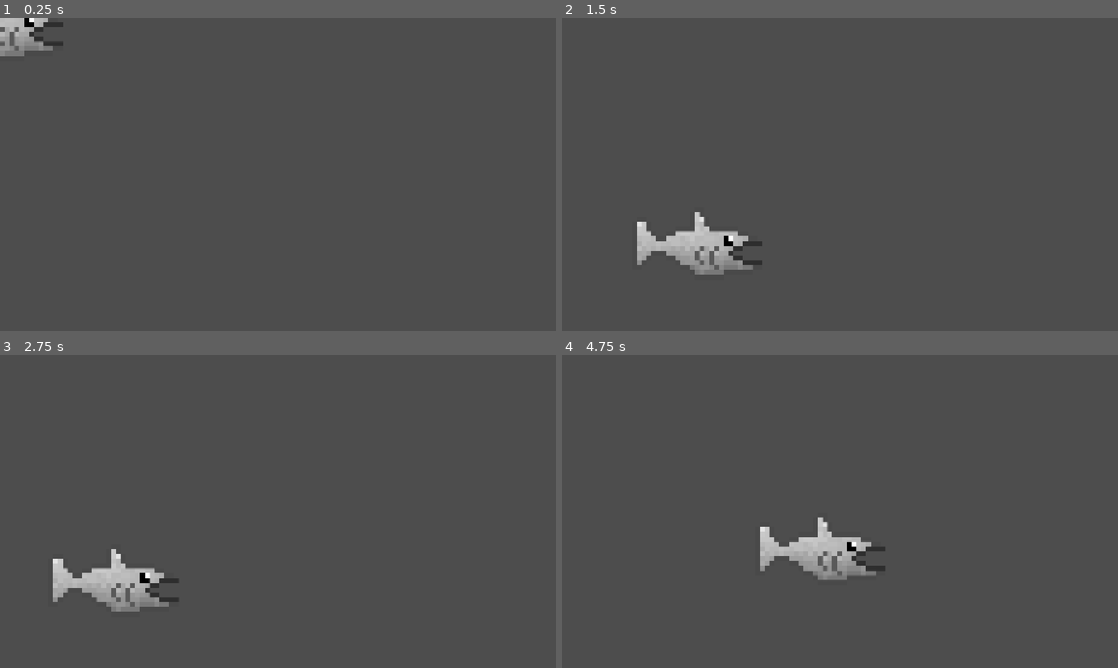
Above: before the commit, frames 1-4 (two rows, left to right).
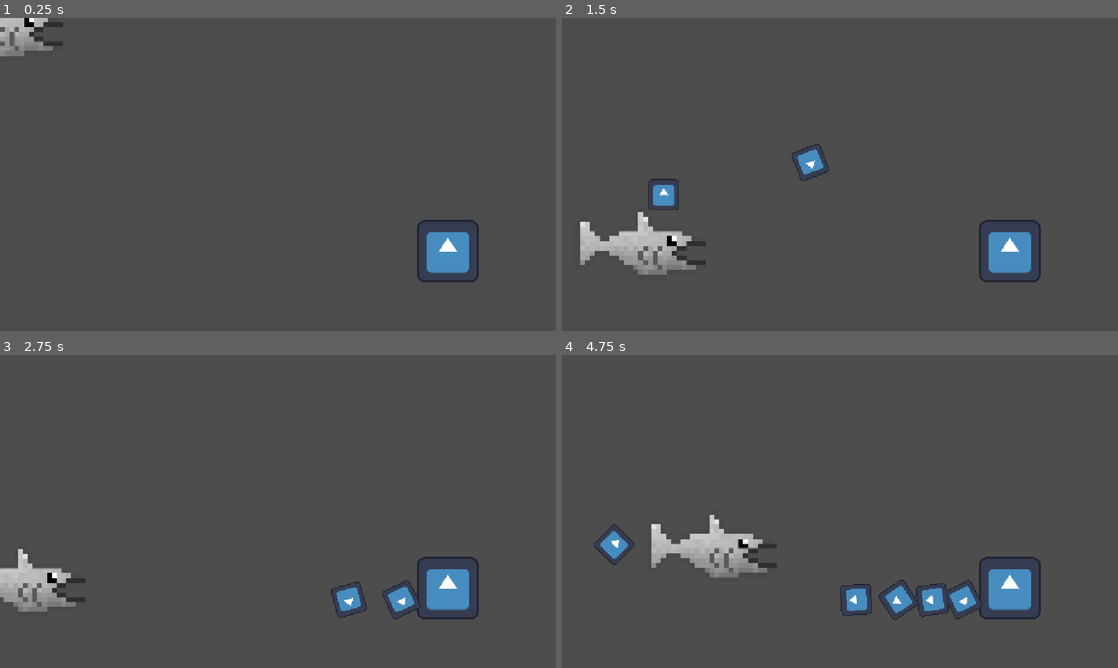
Above: after the commit, the same moments.

Repository: AntAntL/Jame-Gam-Oct2026_RAH
Game: Godot game, scene res://world.tscn
Two runs of this game, one before a commit and one after it. Both use one fixed random seed, a clock stepped at 60 frames per second and the inputs below. The engine's default icon, where the game draws it, is replaced by a stand-in: a white triangle on a blue panel in a dark square.
Inputs:
- Up to frame 1 (0.25 s): no input
- Up to frame 2 (1.5 s): tap Enter (ui_accept) at 0.5, 0.77 s; hold Right (ui_right) from 0.53 s (still down); tap F (throw, bound only after the commit) at 0.6, 1.35 s
- Up to frame 3 (2.75 s): tap Enter (ui_accept) at 1.52 s; release Right (ui_right) at 2.03 s; hold Left (ui_left) from 2.03 s (still down); tap F (throw, bound only after the commit) at 2.1 s
- Up to frame 4 (4.75 s): release Left (ui_left) at 2.78 s; hold Right (ui_right) 2.78-4.28 s; tap F (throw, bound only after the commit) at 2.85, 3.6, 4.35 s; tap Enter (ui_accept) at 3.02, 3.77, 4.52 s; hold Left (ui_left) from 4.28 s (still down)

The runs differ from the first frame. In frame 1, 1.3% of the frame differs, in the area x 75-87%, y 64-85%; in frame 2, 5.1%; in frame 3, 5.3%; in frame 4, 7.0%, in the area x 5-87%, y 51-85%.

Commit message:
ant is throwing

Diff:
--- /dev/null
+++ b/cauldron.tscn
@@ -0,0 +1,14 @@
+[gd_scene format=3 uid="uid://rndk1r11mn5h"]
+
+[ext_resource type="Texture2D" uid="uid://cw6hbuea137ux" path="res://icon.svg" id="1_5qdwy"]
+
+[sub_resource type="RectangleShape2D" id="RectangleShape2D_r300x"]
+size = Vector2(130, 128)
+
+[node name="Cauldron" type="StaticBody2D" unique_id=922759971]
+
+[node name="Sprite2D" type="Sprite2D" parent="." unique_id=1964690642]
+texture = ExtResource("1_5qdwy")
+
+[node name="CollisionShape2D" type="CollisionShape2D" parent="." unique_id=907700096]
+shape = SubResource("RectangleShape2D_r300x")
--- /dev/null
+++ b/item.tscn
@@ -0,0 +1,16 @@
+[gd_scene format=3 uid="uid://1eejsmv3e2r5"]
+
+[ext_resource type="Texture2D" uid="uid://cw6hbuea137ux" path="res://icon.svg" id="1_tnite"]
+
+[sub_resource type="CircleShape2D" id="CircleShape2D_r300x"]
+radius = 63.126858
+
+[node name="RigidBody2D" type="RigidBody2D" unique_id=926881695]
+
+[node name="Sprite2D" type="Sprite2D" parent="." unique_id=1416847441]
+scale = Vector2(0.5, 0.5)
+texture = ExtResource("1_tnite")
+
+[node name="CollisionShape2D" type="CollisionShape2D" parent="." unique_id=2022582849]
+scale = Vector2(0.5, 0.5)
+shape = SubResource("CircleShape2D_r300x")
--- a/player_movement.gd
+++ b/player_movement.gd
@@ -4,6 +4,7 @@
 const SPEED = 300.0
 const JUMP_VELOCITY = -400.0
 
+@onready var THROWABLE = preload("res://item.tscn")
 
 func _physics_process(delta: float) -> void:
 	# Add the gravity.
@@ -23,3 +24,23 @@
 		velocity.x = move_toward(velocity.x, 0, SPEED)
 
 	move_and_slide()
+
+	if Input.is_action_just_pressed("throw"):
+		throw_item()
+
+func throw_item() -> void:
+	var item_instance = THROWABLE.instantiate()
+
+	# Determine facing direction
+	var throw_direction = 1.0 if velocity.x >= 0 else -1.0
+	var speed = 500.0
+	var upward_arc = -200.0
+
+	# 1. Add to scene tree first
+	get_parent().add_child(item_instance)
+
+	# 2. Position it
+	item_instance.global_position = global_position + Vector2(throw_direction * 20, -100)
+
+	# 3. Apply physics velocity
+	item_instance.linear_velocity = Vector2(throw_direction * speed, upward_arc)
--- a/project.godot
+++ b/project.godot
@@ -20,6 +20,14 @@
 window/stretch/mode="canvas_items"
 window/stretch/aspect="expand"
 
+[input]
+
+throw={
+"deadzone": 0.2,
+"events": [Object(InputEventKey,"resource_local_to_scene":false,"resource_name":"","device":-1,"window_id":0,"alt_pressed":false,"shift_pressed":false,"ctrl_pressed":false,"meta_pressed":false,"pressed":false,"keycode":0,"physical_keycode":70,"key_label":0,"unicode":102,"location":0,"echo":false,"script":null)
+]
+}
+
 [physics]
 
 3d/physics_engine="Jolt Physics"
--- a/world.tscn
+++ b/world.tscn
@@ -1,6 +1,7 @@
 [gd_scene format=3 uid="uid://d25sd2ew7yt63"]
 
 [ext_resource type="PackedScene" uid="uid://dejipl18cd7jk" path="res://player.tscn" id="1_f3sb7"]
+[ext_resource type="PackedScene" uid="uid://rndk1r11mn5h" path="res://cauldron.tscn" id="2_fj7yv"]
 
 [sub_resource type="WorldBoundaryShape2D" id="WorldBoundaryShape2D_r300x"]
 
@@ -13,3 +14,6 @@
 
 [node name="CollisionShape2D" type="CollisionShape2D" parent="StaticBody2D" unique_id=128889590]
 shape = SubResource("WorldBoundaryShape2D_r300x")
+
+[node name="Cauldron" parent="." unique_id=922759971 instance=ExtResource("2_fj7yv")]
+position = Vector2(928, 483)
